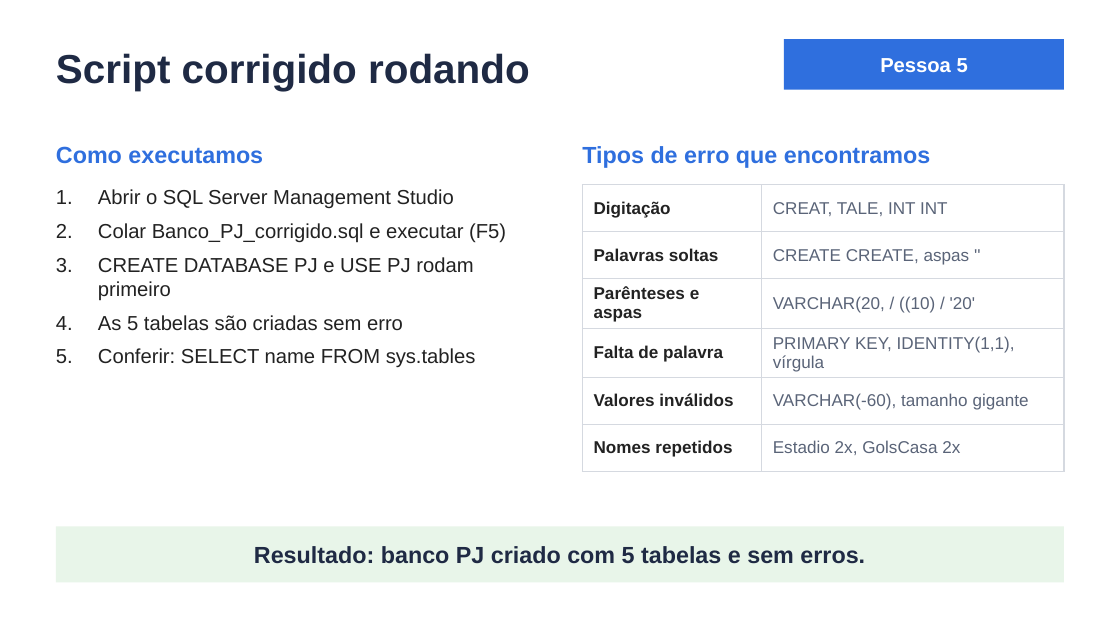
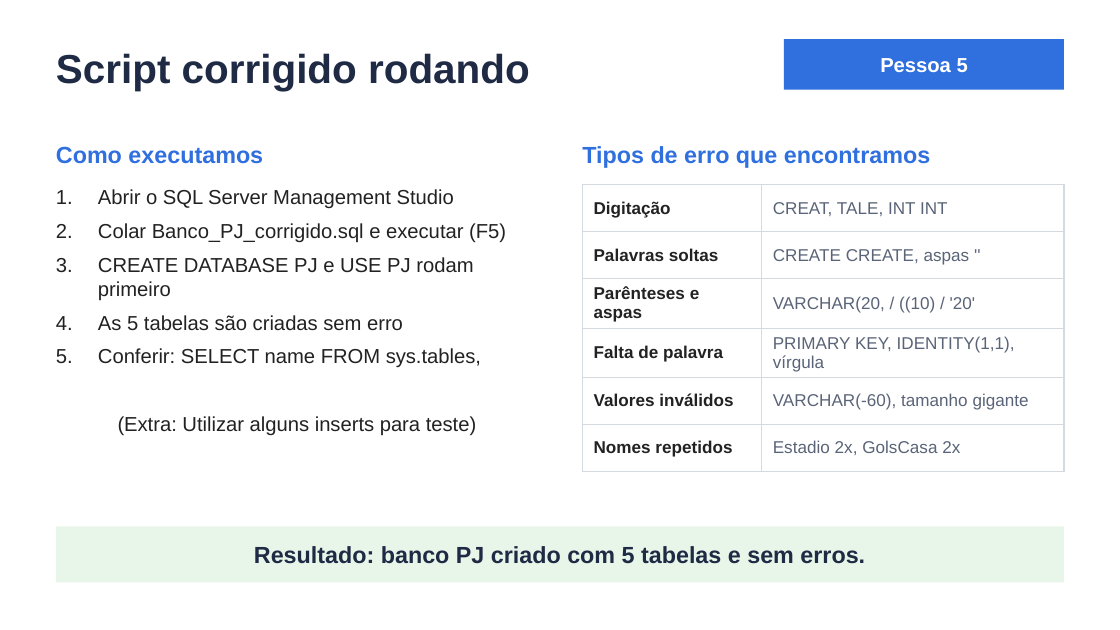
Before and after one commit to VinicinNTC/Banco_BAD, a slide deck: slide 7 of Test1_Apresentacao_SQL.pptx. Drawn at 1120x630 pixels with LibreOffice and Linux fonts; fonts in the diff are those of the drawing. Boxes give left, top, right and bottom in pixels: in the first picture for what was removed or moved away, otherwise in the second. Text is boxed around its words. In the diff, an @@ line names an element or a change of style, - is before the commit and + after.

```diff
--- a/Test1_Apresentacao_SQL.pptx
+++ b/Test1_Apresentacao_SQL.pptx
@@ text at (x1=98, y1=348, x2=481, y2=436): text changed @@
-5. Conferir: SELECT name FROM sys.tables
+5. Conferir: SELECT name FROM sys.tables,
+(Extra: Utilizar alguns inserts para teste)
```
Also in this commit, not shown: 6 other slides changed, 4 other files.
